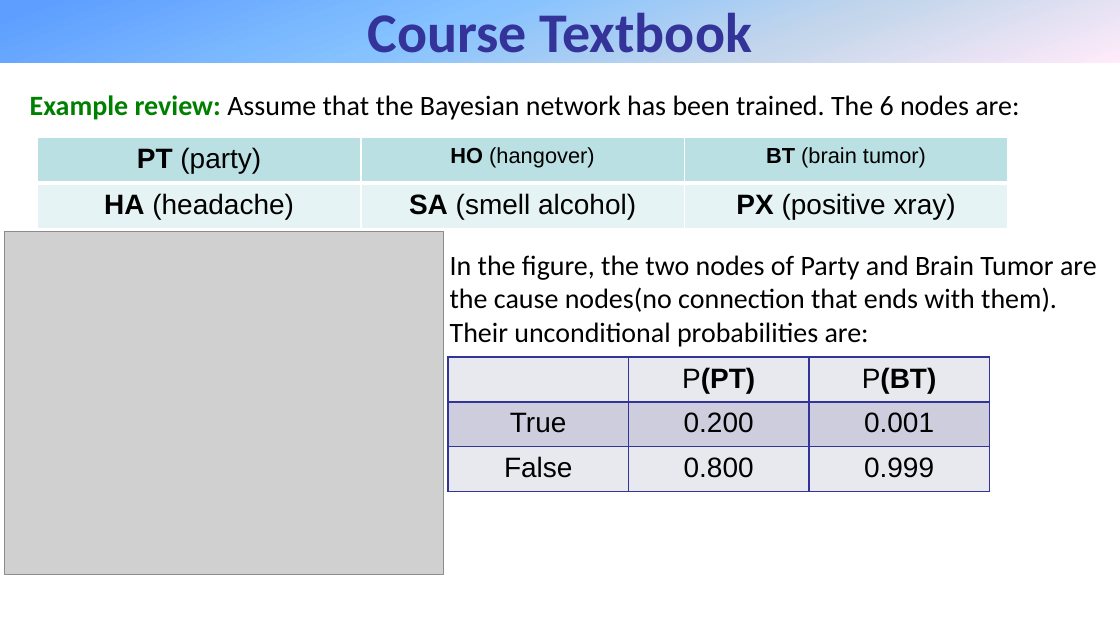
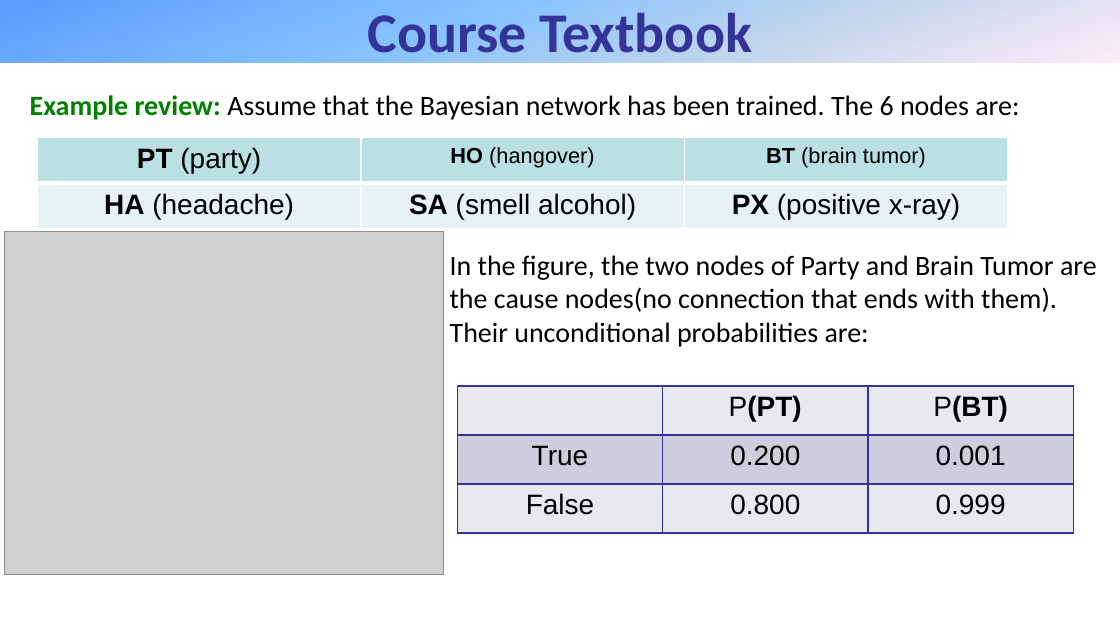
Before and after one commit to WeakX/Notes, a slide deck: slide 4 of ref/BayesNet.pptx. Drawn at 1120x630 pixels with LibreOffice and Linux fonts; fonts in the diff are those of the drawing; grey boxes stand for pictures. Boxes give left, top, right and bottom in pixels: in the first picture for what was removed or moved away, otherwise in the second. Text is boxed around its words. In the diff, an @@ line names an element or a change of style, - is before the commit and + after.

```diff
--- a/ref/BayesNet.pptx
+++ b/ref/BayesNet.pptx
@@ table at (37,138,1008,228) @@
-row 2, column 3: PX (positive xray)
+row 2, column 3: PX (positive x-ray)
@@ table: place and size @@
-table at (448,357,989,482)
+table at (457,386,1072,533)
```
Also in this commit, not shown: 2 other slides changed, 1 slide added, 1 slide removed, 1 other file.
